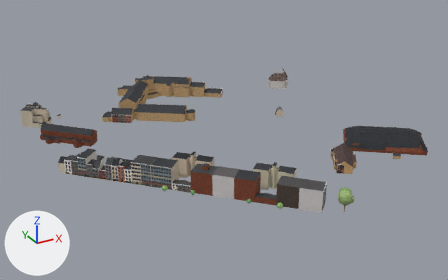
The glTF model viewer/districts/2020-kiel/chunks/c_-1_-3.glb as it was, and as the next commit left it.
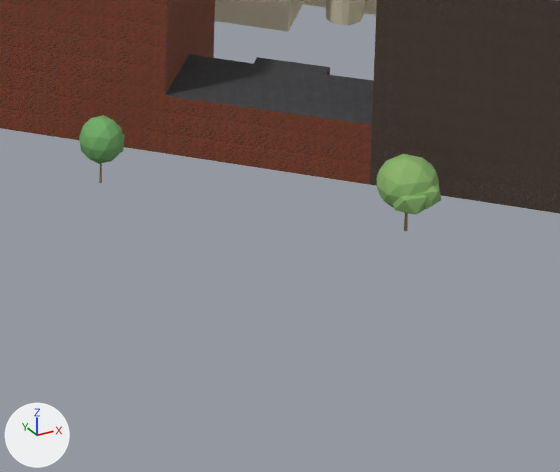
The first picture shows the older version from a 50 mm lens placed at (-350.0, -1035.0, 202.0), pointed at (-126.0, -627.0, -2.0). The close-ups show the older and then the newer version on the part from 53% to 66% of the width and 67% to 84% of the height of that picture. Only the edits that show in the close-ups are written down. Lighting does not change. The marker at lower left points along +X, +Y and +Z. Where no turn or scale is listed for an object, it has been applied to the vertices.

Objects in the first close-up: 'bldg_6003961968', 'bldg_6006388640', 'bldg_6006388685', 'bldg_6006391280', 'bldg_6006391280_roof', 'tree_broad_0', 'tree_broad_1.001'.
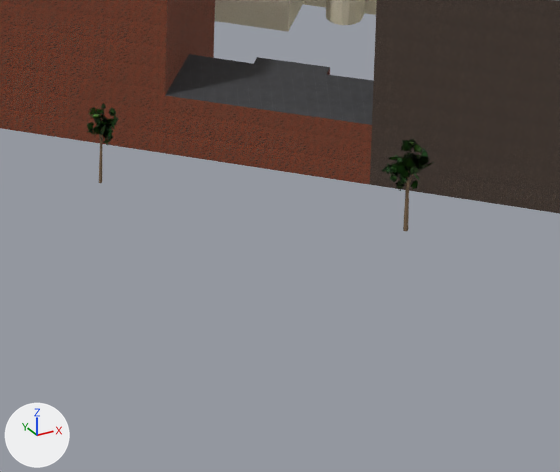
What the commit changed:
Picture 'leaf_atlas' (img_leaf_atlas) is new.
Material 'canopy_tree' (mat_canopy_tree) is new.
Uses the picture img_leaf_atlas.
Mesh me_tree_broad_young is new.
It has 269 vertices, 160 faces and spans x -0.48..0.48, y -0.48..0.48, z -1.0..1.0.
It uses material mat_canopy_tree.
Object 'tree_broad_0' (ob_tree_broad_0) is deleted.
Object 'tree_broad_1.001' (ob_tree_broad_1_001) is deleted.
Object 'tree_broad_young.003' (ob_tree_broad_young_003) is new; it shows me_tree_broad_young.
Its parent is ob_trees__1__3_1.
Its location is (-38.45, 17.42, 3.488).
Its rotation in degrees is (0, 0, -70).
Its scale is (3.51, 3.51, 3.49).
Object 'tree_broad_young' (ob_tree_broad_young) is new; it shows me_tree_broad_young.
Its parent is ob_trees__1__3_1.
Its location is (-52.6, 32.43, 3.172).
Its rotation in degrees is (0, 0, 50).
Its scale is (2.56, 2.56, 3.17).

Pixel boxes (x1, y1, x2, y2) of what changed, in the close-ups (560 x 472 px):
'tree_broad_1.001', deleted (green): before (377, 154, 441, 231)
'tree_broad_0', deleted (green): before (79, 115, 125, 183)
'tree_broad_young.003', added: after (381, 139, 434, 231)
'tree_broad_young', added: after (87, 103, 118, 183)
